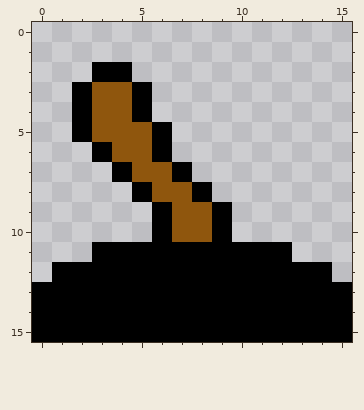
File history of a pixel-art sprite, media/user621461af90/palanca.ani.0001.png. Above is the file before it was changed.
The file is 16x16 pixels. Pixels under 10% opacity are left out.
The result:
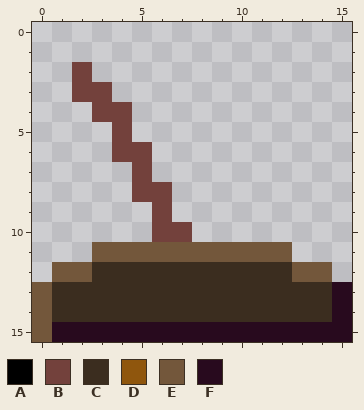
Palette (. is transparent): A #000000  B #73413c  C #3b2d1f  D #8f560d  E #73573b  F #280a1e
Edits made:
Changed rows in their new state; - is an unchanged pixel.
first column x 0:
 2 --B..-----------
 3 --BB..----------
 4 --.BB.----------
 5 --..B..---------
 6 ---.BB.---------
 7 ----.B..--------
 8 -----BB..-------
 9 ------B...------
10 ------BB..------
11 ---EEEEEEEEEE---
12 -EECCCCCCCCCCEE-
13 ECCCCCCCCCCCCCCF
14 ECCCCCCCCCCCCCCF
15 EFFFFFFFFFFFFFFF
Pixel boxes of the changes (left, top, right, bottom) in both pictures:
changed: (32, 62, 352, 342)
